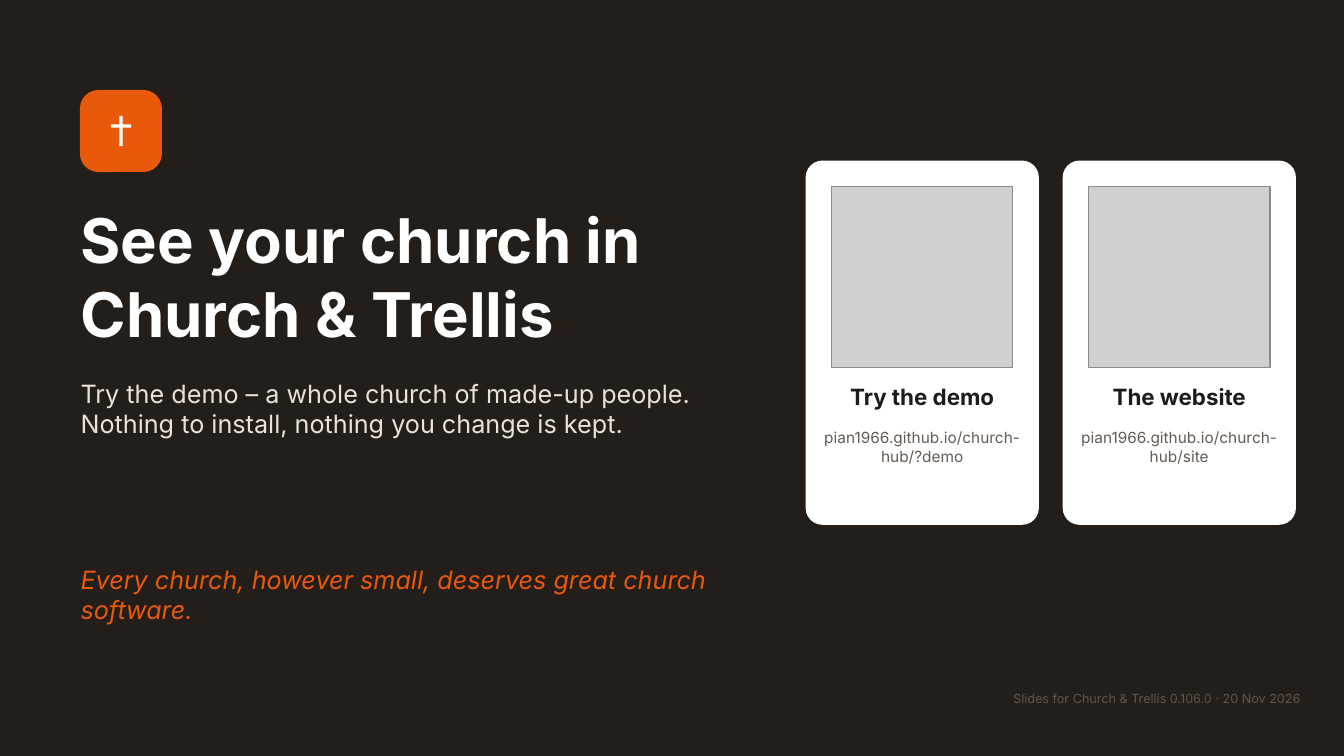
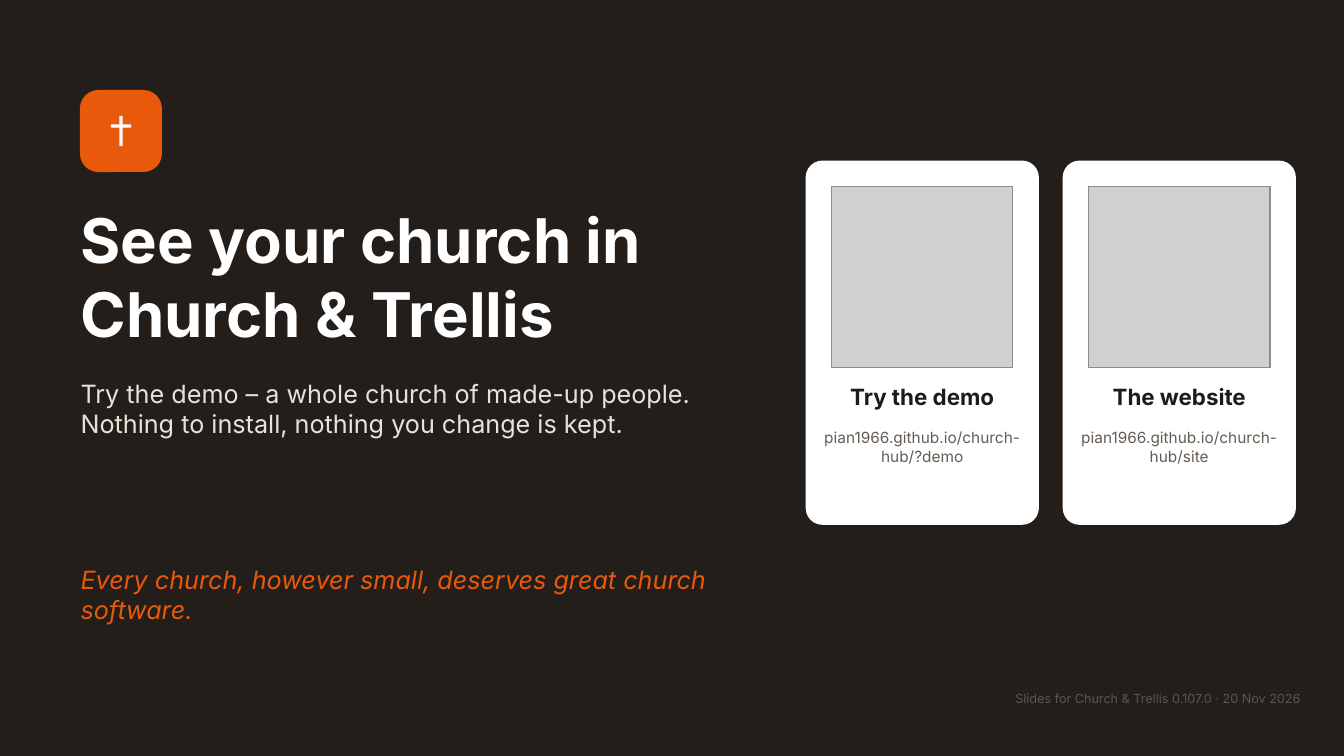
Before and after one commit to pian1966/church-hub, a slide deck: slide 17 of docs/presentation/church-and-trellis-presentation.pptx. Drawn at 1344x756 pixels with LibreOffice and Linux fonts; fonts in the diff are those of the drawing; grey boxes stand for pictures. Boxes give left, top, right and bottom in pixels: in the first picture for what was removed or moved away, otherwise in the second. Text is boxed around its words. In the diff, an @@ line names an element or a change of style, - is before the commit and + after.

```diff
--- a/docs/presentation/church-and-trellis-presentation.pptx
+++ b/docs/presentation/church-and-trellis-presentation.pptx
@@ text at (1015,694,1300,703): text changed @@
-Slides for Church & Trellis 0.106.0 · 20 Nov 2026
+Slides for Church & Trellis 0.107.0 · 20 Nov 2026
```
Also in this commit, not shown: 17 other files.
